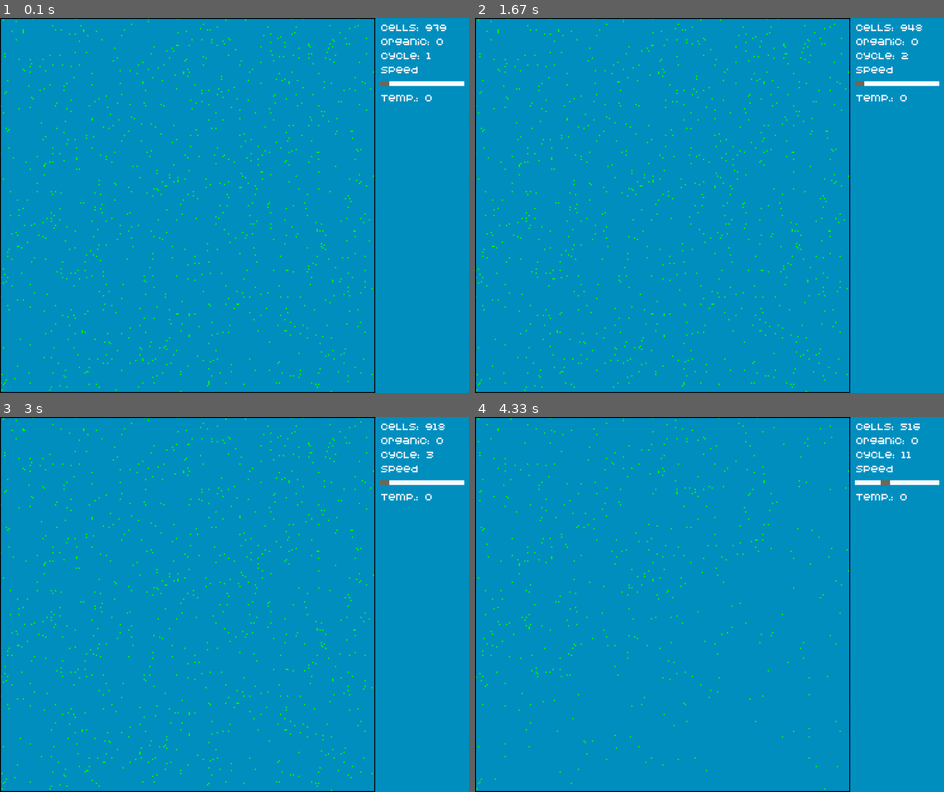
Above: before the commit, frames 1-4 (two rows, left to right).
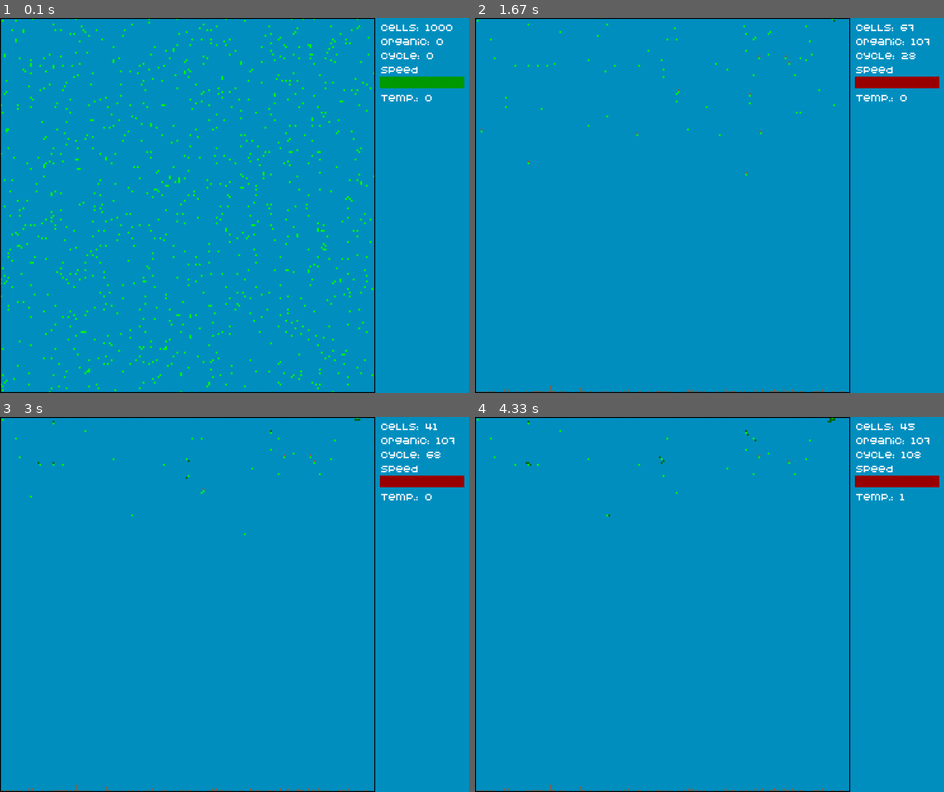
Above: after the commit, the same moments.

Repository: PilotOfAsuka/CellLabPython
Game: pygame game, started from main.py
Two runs of this game, one before a commit and one after it. Both use one fixed random seed, a clock stepped at 60 frames per second and the inputs below.
Inputs (mouse positions are in pixels of both pictures, inside the frame that each line leads up to):
- Up to frame 1 (0.1 s): no input
- Up to frame 2 (1.67 s): press the mouse at (897, 81) at 0.87 s; move the mouse to (747, 108) at 0.97 s; release the mouse at (596, 130) at 1.1 s; press the mouse at (897, 81) at 1.2 s; move the mouse to (756, 111) at 1.3 s; release the mouse at (611, 145) at 1.43 s; press the mouse at (897, 81) at 1.53 s; move the mouse to (784, 81) at 1.63 s
- Up to frame 3 (3 s): release the mouse at (196, 484) at 1.77 s; press the mouse at (422, 480) at 1.87 s; move the mouse to (323, 567) at 1.97 s; release the mouse at (229, 657) at 2.1 s; press the mouse at (422, 480) at 2.2 s; move the mouse to (393, 608) at 2.3 s; release the mouse at (365, 739) at 2.43 s; press the mouse at (422, 480) at 2.53 s; move the mouse to (295, 514) at 2.63 s; release the mouse at (173, 544) at 2.77 s; press the mouse at (422, 480) at 2.87 s; move the mouse to (323, 552) at 2.97 s
- Up to frame 4 (4.33 s): release the mouse at (704, 627) at 3.1 s; press the mouse at (897, 480) at 3.2 s; move the mouse to (732, 544) at 3.3 s; release the mouse at (568, 608) at 3.43 s; press the mouse at (897, 480) at 3.53 s; move the mouse to (887, 488) at 3.63 s; release the mouse at (878, 495) at 3.77 s; press the mouse at (897, 480) at 3.87 s; move the mouse to (887, 563) at 3.97 s; release the mouse at (878, 649) at 4.1 s; press the mouse at (897, 480) at 4.2 s; move the mouse to (826, 540) at 4.3 s

The runs differ from the first frame. In frame 1, 3.8% of the frame differs, in the area x 0-99%, y 0-100%; in frame 2, 2.6%; in frame 3, 2.5%; in frame 4, 1.9%.

Commit message:
Рефакторинг
Вернулся к концепции вида сбоку(срез водоема). Органика падает на дно, органика наследует некий геном, хищник при поедании с некоторым шансом получает мутацию в гене от гена который унаследовала клетка с органикой. Добавлена кнопка пуск и стоп (Зеленый красный)в будущем добавить кнопки уровня ускорения симуляции 1х 2х 3х 4х, возможность выделять клетку и видеть ее параметры, приближение камеры.
Поработать с погодой так как по сути остался параметр температуры. Зеленые клетки не могут ходить, они есть растение. Хищники ходят. Была мысль сделать растения типа водоросли что будут рости со дна .

Diff:
--- a/app.py
+++ b/app.py
@@ -6,6 +6,7 @@
 import gui
 import func
 import genome
+import objects
 
 
 # Класс Арр определяет окно Pygame и его цикл
@@ -15,13 +16,14 @@
         self.screen = cfg.screen
         self.surface = surface.Surface()
         self.gui = gui
+        self.obj = objects
 
     # Обработка Эвентов Pygame
     def event(self):
         for event in pygame.event.get():
             if event.type == pygame.QUIT:
                 self.run = False
-            gui.speed_slider.handle_event(event)
+            gui.start_stop_button.handle_event(event)
 
     # Активация и отрисовка графической части окна
     def draw(self):
@@ -32,9 +34,10 @@
     def loop(self):
         while self.run:
             self.event()
-            genome.temp, genome.sun_coord = func.weather_simulation(gui.count_of_cycle)
-            self.surface.update_surface()
+            if gui.start_stop_button.click is True:
+                genome.temp, genome.sun_coord = func.weather_simulation(gui.count_of_cycle)
+                self.surface.update_surface()
             self.draw()
             self.gui.draw_gui()
             pygame.display.flip()
-            main.clock.tick(gui.speed_slider.val)  # FPS пока так топорно меняем скорость циклов
+            main.clock.tick(60)  # FPS пока так топорно меняем скорость циклов
--- a/configs.py
+++ b/configs.py
@@ -8,7 +8,7 @@
 gui_offset = 200  # Отступ справа от края для интерфейса
 
 # Мир теперь состоит из клеточек
-CELL_SIZE = 3  # Размер клетки изменяя этот параметр меняется масштаб
+CELL_SIZE = 4  # Размер клетки изменяя этот параметр меняется масштаб
 GRID_SIZE_W = (width - gui_offset) // CELL_SIZE  # Задаем ширину сетки мира (-200 Это отступ для интерфейса)
 GRID_SIZE_H = height // CELL_SIZE  # Задаем высоту сетки мира
 START_NUM_OF_CELL = 1000  # Стартовое число клеток при создании мира
--- a/func.py
+++ b/func.py
@@ -31,10 +31,22 @@
 
 # Функция мутации
 def mutate_genome(genome):
-    mutation_chance = 0.05  # Шанс мутации для каждого гена
+    mutation_chance = 0.1  # Шанс мутации для каждого гена
     for i in range(len(genome)):
         if random.random() < mutation_chance:
             genome[i] = random.randint(0, 63)  # Новое случайное значение гена
+
+
+# Функция мутации
+def mutate_genome_new(genome, mutation_chance, new_genome):
+    """
+    genome = Принимает на вход геном
+    Mutation_chance = шанс мутации
+    new_genome = новое значение
+    """
+    for i in range(len(genome)):
+        if random.random() < mutation_chance:
+            genome[i] = new_genome  # Новое значение гена
 
 
 # Функция отрисовки объектов
@@ -61,7 +73,7 @@
     temp = min_temp + (t_sin + 1) * (max_temp - min_temp) / 2
 
     # Положение солнца зависит от цикла, оно движется от левого верхнего до правого нижнего угла
-    change_every = 100  # изменять каждые _ циклов
+    change_every = 10  # изменять каждые _ циклов
     sun_x = (cycle // change_every) % (cfg.width-cfg.gui_offset)
     sun_y = (cycle // change_every) % cfg.height
     return int(temp), (sun_x, sun_y)
--- a/genome.py
+++ b/genome.py
@@ -6,8 +6,8 @@
 
 food_values = {
     'cell_thinks': {'min': 50, 'max': 30},  # Зависит от температуры
-    'photosynthesis': {'min': 100, 'max': -100},  # Зависит от расстояния до солнца
-    'predator_thinks': {'min': 10, 'max': 5},  # Зависит от температуры
+    'photosynthesis': {'min': 100, 'max': -50},  # Зависит от расстояния до солнца
+    'predator_thinks': {'min':  10, 'max': 5},  # Зависит от температуры
     'predator_move': {'min': 10, 'max': 5},  # Зависит от температуры
     'cell_move': {'min': 10, 'max': 5},  # Зависит от температуры
 }
@@ -48,7 +48,8 @@
         if command in range(6, 20):
             self.photosynthesis()
         elif command in range(21, 25):
-            self.move()
+            #self.move()
+            pass
         elif command in range(0, 5):
             self.how_many_food()
         elif command in range(26, 30):
@@ -65,8 +66,8 @@
     # Функция фотосинтеза
     def photosynthesis(self):
         # Логика получения энергии при фотосинтезе
-        self.food += func.normalize_value(func.euclidean_distance(self.screen_position, sun_coord),
-                                          0, cfg.width, food_values['photosynthesis']['min'],
+        self.food += func.normalize_value(self.position[1],
+                                          0, cfg.GRID_SIZE_H, food_values['photosynthesis']['min'],
                                           food_values['photosynthesis']['max'])
         # Ограничиваем максимальное количество энергии
         self.food = min(self.food, self.MAX_ENERGY)
@@ -79,10 +80,10 @@
 
         if self.food >= food_genome:
             # Если условие перехода меньше количества собственной энергии
-            self.ptr = get_next_index(self, step=2)
+            self.ptr = self_get_next_index(self, step=2)
         else:
             # Если условие перехода больше количества собственной энергии
-            self.ptr = get_next_index(self, step=3)
+            self.ptr = self_get_next_index(self, step=3)
 
     # Функция перемещения УТК
     def move_ptr_to(self):
@@ -97,12 +98,12 @@
     # Опрос какая сейчас температура
     def is_this_temp(self):
         # Перемещаем указатель текущей команды
-        self.ptr = get_next_index(self, step=func.normalize_value(temp, -15, 15, 30, 0))
+        self.ptr = self_get_next_index(self, step=func.normalize_value(temp, -15, 15, 30, 0))
 
     # Команда посмотреть
     def command_view(self):
         # Выбираем направление на основе смещения
-        move_dir = get_index_of_bias(self, step=1, len_of_number=len(cfg.move_directions))
+        move_dir = self_get_index_of_bias(self, step=1, len_of_number=len(cfg.move_directions))
         dx, dy = cfg.move_directions[move_dir]  # Получаем Направление
 
         # Получаем точку куда мы смотрим
@@ -113,31 +114,35 @@
         # Если на пути пусто
         if surface.world_grid[new_y][new_x] is None:
             # Перемещаем указатель текущей команды
-            self.ptr = get_next_index(self, step=2)
+            self.ptr = self_get_next_index(self, step=2)
         # Если на пути органика
         elif isinstance(surface.world_grid[new_y][new_x], objs.Food):
             # Перемещаем указатель текущей команды
-            self.ptr = get_next_index(self, step=43)
+            self.ptr = self_get_next_index(self, step=43)
         # Если на пути клетка
         elif isinstance(surface.world_grid[new_y][new_x], Cell):
             # Перемещаем указатель текущей команды
-            self.ptr = get_next_index(self, step=59)
+            self.ptr = self_get_next_index(self, step=59)
         # Если на пути хищник
         elif isinstance(surface.world_grid[new_y][new_x], Predator):
             # Перемещаем указатель текущей команды
-            self.ptr = get_next_index(self, step=24)
+            self.ptr = self_get_next_index(self, step=24)
 
     # Функция опроса расстояния до солнца и смещения
     def how_much_distance_to_sun(self):
-        sun_dist = func.normalize_value(func.euclidean_distance(self.screen_position, sun_coord),
-                                        0, cfg.world_size, 0, 64)
+        sun_dist = func.normalize_value(self.position[1], 0, cfg.GRID_SIZE_H,
+                                        1, 63)
         # Перемещаем указатель текущей команды
-        self.ptr = get_next_index(self, step=sun_dist)
+        self.ptr = self_get_next_index(self, step=sun_dist)
 
     def check_death(self):
         if self.food <= 0:  # Условие смерти клетки при отрицательной энергии
             x, y = self.position
             surface.world_grid[y][x] = None  # Удаление бота из сетки
+            if random.random() < 0.1:
+                # С шансом 10 процентов после смерти бота появляется органика (Если нет места для размножения)
+                surface.world_grid[y][x] = objs.Food(x=x, y=y, food=300,
+                                                     genome_number=self_get_index_of_bias(self, 1, 64))
 
 
 class Predator(BotGenome):
@@ -181,15 +186,16 @@
         self.food -= func.normalize_value(temp, -15, 15, food_values['predator_move']['min'],
                                           food_values['predator_move']['max'])
         self.check_death()
+
         # Выбираем направление на основе смещения
-        move_dir = get_index_of_bias(self, step=1, len_of_number=len(cfg.move_directions))
+        move_dir = self_get_index_of_bias(self, step=1, len_of_number=len(cfg.move_directions))
         # Получаем Направление
         dx, dy = cfg.move_directions[move_dir]
 
         # Получаем текущие и новые координаты
         x, y = self.position
         new_x = (x + dx) % cfg.GRID_SIZE_W
-        new_y = (y + dy) % cfg.GRID_SIZE_H
+        new_y = y + dy if -1 < y + dy < cfg.GRID_SIZE_H else y
 
         # Проверка, свободна ли новая позиция
         if surface.world_grid[new_y][new_x] is None:
@@ -198,26 +204,32 @@
         # Если куда хочет шагнуть клетка есть еда
         elif isinstance(surface.world_grid[new_y][new_x], objs.Food):
             # Перемещаем клетку
+            food = surface.world_grid[new_y][new_x]
+
             move_cell(self, x, y, new_x, new_y)
-
-            self.food += 1  # Логика расхода энергии
+            func.mutate_genome_new(self.genome, 0.1, food.genome_number)
+            self.food += food.food  # Логика расхода энергии
 
             # Перемещаем УТК
-            self.ptr = get_next_index(self, step=43)
+            self.ptr = self_get_next_index(self, step=43)
 
         # Если куда хочет шагнуть клетка есть клетка
         elif isinstance(surface.world_grid[new_y][new_x], Cell):
-            # Перемещаем клетку
-            move_cell(self, x, y, new_x, new_y)
-
-            self.food += 70  # Логика расхода энергии
-
-            # Перемещаем УТК
-            self.ptr = get_next_index(self, step=24)
+            if get_index_of_bias(surface.world_grid[new_y][new_x], 2, 10) in range(1, 5):
+                # Перемещаем клетку
+                move_cell(self, x, y, new_x, new_y)
+
+                self.food += 50  # Логика расхода энергии
+
+                # Перемещаем УТК
+                self.ptr = self_get_next_index(self, step=24)
+            else:
+                # Перемещаем УТК
+                self.ptr = self_get_next_index(self, step=42)
 
         # Если куда хочет шагнуть клетка есть хищник
         elif isinstance(surface.world_grid[new_x][new_y], Predator):
-            self.ptr = get_next_index(self, step=59)
+            self.ptr = self_get_next_index(self, step=59)
 
     # Функция деления
     def reproduce(self):
@@ -228,9 +240,6 @@
             x, y = self.position
             # Удаление бота из сетки если Нет свободных позиций для размножения
             surface.world_grid[y][x] = None
-            if random.random() < 0.1:
-                # С шансом 10 процентов после смерти бота появляется органика (Если нет места для размножения)
-                surface.world_grid[y][x] = objs.Food(self, x=x, y=y, food=100)
             return
 
         # Выбираем случайную свободную позицию для нового бота
@@ -260,13 +269,13 @@
                                           food_values['cell_move']['max'])
         self.check_death()
         # Выбираем направление на основе смещения
-        move_dir = get_index_of_bias(self, step=1, len_of_number=len(cfg.move_directions))
+        move_dir = self_get_index_of_bias(self, step=1, len_of_number=len(cfg.move_directions))
         dx, dy = cfg.move_directions[move_dir]  # Получаем Направление
 
         # Получение текущей и новой позиции
         x, y = self.position
         new_x = (x + dx) % cfg.GRID_SIZE_W
-        new_y = (y + dy) % cfg.GRID_SIZE_H
+        new_y = y + dy if -1 < y + dy < cfg.GRID_SIZE_H else y
 
         # Проверка, свободна ли новая позиция
         if surface.world_grid[new_y][new_x] is None:
@@ -276,21 +285,21 @@
         # Если куда хочет шагнуть клетка есть еда
         elif isinstance(surface.world_grid[new_y][new_x], objs.Food):
             # Перемещаем клетку
-            move_cell(self, x, y, new_x, new_y)
-
-            self.food += 1  # Логика расхода энергии
-            # Перемещаем указатель текущей команды
-            self.ptr = get_next_index(self, step=43)
+            #move_cell(self, x, y, new_x, new_y)
+
+            #self.food += 1  # Логика расхода энергии
+            # Перемещаем указатель текущей команды
+            self.ptr = self_get_next_index(self, step=43)
 
         # Если куда хочет шагнуть клетка есть такая же клетка
         elif isinstance(surface.world_grid[new_y][new_x], Cell):
             # Перемещаем указатель текущей команды
-            self.ptr = get_next_index(self, step=59)
+            self.ptr = self_get_next_index(self, step=59)
 
         # Если куда хочет шагнуть клетка есть хищник
         elif isinstance(surface.world_grid[new_y][new_x], Predator):
             # Перемещаем указатель текущей команды
-            self.ptr = get_next_index(self, step=24)
+            self.ptr = self_get_next_index(self, step=24)
 
     # Функция деления
     def reproduce(self):
@@ -302,9 +311,7 @@
             x, y = self.position
             # Удаление бота из сетки если Нет свободных позиций для размножения
             surface.world_grid[y][x] = None
-            if random.random() < 0.1:
-                # С шансом 10 процентов после смерти бота появляется органика (Если нет места для размножения)
-                surface.world_grid[y][x] = objs.Food(self, x=x, y=y, food=100)
+
             return
 
         # Выбираем случайную свободную позицию для нового бота
@@ -317,9 +324,9 @@
         func.mutate_genome(new_genome)
 
         # Создаем нового бота с мутированным геномом
-        new_color = (self.color[0], max(self.color[1] - 1, 90), self.color[2])  # Смещаем цвета
-
-        if self.count_of_reproduce == 10 and get_index_of_bias(self, step=2, len_of_number=2) == 1:
+        new_color = (self.color[0], max(min(self.genome[0] % 255, 255), 100), self.color[2])  # Смещаем цвета
+
+        if self.count_of_reproduce == 10 and self_get_index_of_bias(self, step=2, len_of_number=2) == 1:
             new_bot = Predator(food=self.food // 2, x=x, y=y,
                                color=(230, 1, 92), genome=new_genome)  # Создание нового бота
             surface.world_grid[y][x] = new_bot  # Помещаем нового бота в мир
@@ -333,7 +340,9 @@
         self.count_of_reproduce += 1
 
 
-def get_index_of_bias(self, step, len_of_number):
+
+
+def self_get_index_of_bias(self, step, len_of_number):
     """
     Функция получения смещения.
     Используется для получения условия на основе числа смещения
@@ -352,7 +361,7 @@
     return index_of_bias
 
 
-def get_next_index(self, step):
+def self_get_next_index(self, step):
     """
     Функция получения следующего индекса смешения
     используется для увеличения УТК на число полученное в смешении
@@ -381,3 +390,22 @@
     # Перемещаем бота на новую позицию
     surface.world_grid[new_y][new_x] = self
     self.position = new_x, new_y
+
+
+def get_index_of_bias(bot, step, len_of_number):
+    """
+    Функция получения смещения.
+    Используется для получения условия на основе числа смещения
+    [...33,43,24,...]
+    [... 5, 6, 7,...]
+    Пример bot.ptr = 5
+           step = 1
+           index = 6
+    Так как мы к self.ptr прибавили step и получили индекс смешение по гену
+    len_of_number число ограничитель (К примеру если len_of_number является len(cfg.move_directions)
+    то мы получим значение ограниченное количеством направлений от числа в гене
+    43 % 8 - кол-во направлений = 3 - Вправо и низ)
+    """
+    index = (bot.ptr + step) % len(bot.genome)  # Индекс смещения
+    index_of_bias = bot.genome[index] % len_of_number
+    return index_of_bias
--- a/gui.py
+++ b/gui.py
@@ -35,14 +35,36 @@
         pygame.draw.rect(screen, c.FOOD_COLOR, (self.rect.x + slider_pos, self.rect.y, 20, self.rect.height))
 
 
+class Button:
+    def __init__(self, x, y, w, h):
+        self.rect = pygame.Rect(x, y, w, h)
+        self.click = False
+        self.stop_color = (0, 155, 0)
+        self.start_color = (155, 0, 0)
+
+    def handle_event(self, event):
+        if event.type == pygame.MOUSEBUTTONDOWN and self.rect.collidepoint(event.pos):
+            if self.click is True:
+                self.click = False
+            else:
+                self.click = True
+
+    def draw(self, screen):
+        if self.click is True:
+            pygame.draw.rect(screen, self.start_color, self.rect)
+        else:
+            pygame.draw.rect(screen, self.stop_color, self.rect)
+
+
 gui_offset_x, gui_offset_y = 10, 0  # Отступы от края ГУИ
 line_text_offset = 30  # Высота строки
 count_of_cell = 0  # Счетчик кол-во клеток
 count_of_food = 0  # Счетчик кол-во органики
 count_of_cycle = 0  # Счетчик кол-во циклов
 
-speed_slider = Slider(cfg.width - cfg.gui_offset + gui_offset_x, gui_offset_y + 15 + line_text_offset *
-                      4, 190 - gui_offset_x, 10, 1, 60)
+
+start_stop_button = Button(cfg.width - cfg.gui_offset + gui_offset_x, gui_offset_y + 5 + line_text_offset *
+                      4, 180, 25)
 
 
 def draw_text(text, var, x, y):
@@ -70,7 +92,7 @@
     draw_text("Cycle:", count_of_cycle, cfg.width - cfg.gui_offset + gui_offset_x, gui_offset_y + line_text_offset * 2)
     # Отрисовка текста "Скорость"
     draw_text("Speed", "", cfg.width - cfg.gui_offset + gui_offset_x, gui_offset_y + line_text_offset * 3)
-    speed_slider.draw(cfg.screen)
     draw_text("Temp.:", genome.temp, cfg.width - cfg.gui_offset + gui_offset_x, gui_offset_y + line_text_offset * 5)
     draw_border()
-    draw_sun_cord()
+    start_stop_button.draw(cfg.screen)
+    #draw_sun_cord()
--- a/objects.py
+++ b/objects.py
@@ -1,10 +1,35 @@
 import colors as c
+import surface
+import configs as cfg
+import genome
 
 
 # Класс еды просто болванка
 class Food:
-    def __init__(self, world, food=0, x=0, y=0, color=c.FOOD_COLOR):
-        self.world = world
+    def __init__(self, food=50, x=0, y=0, color=c.FOOD_COLOR, genome_number=0):
         self.food = food
         self.color = color
         self.position = x, y
+        self.count_of_cycle = 0
+        self.genome_number = genome_number
+
+    def move(self):
+        x, y = self.position
+        new_y = y + 1 if -1 < y + 1 < cfg.GRID_SIZE_H else y
+
+        if (not isinstance(surface.world_grid[new_y][x], Food) and
+                not isinstance(surface.world_grid[new_y][x], genome.BotGenome)):
+
+            # Освобождаем текущую позицию
+            surface.world_grid[y][x] = None
+            # Освобождаем позицию клетки с едой
+            surface.world_grid[new_y][x] = None
+            # Перемещаем бота на новую позицию
+            surface.world_grid[new_y][x] = self
+            self.position = x, new_y
+        pass
+
+    def check_death(self):
+        if self.count_of_cycle >= 5000:
+            x, y = self.position
+            surface.world_grid[y][x] = None
--- a/surface.py
+++ b/surface.py
@@ -15,25 +15,29 @@
     def draw_objs():
         gui.count_of_cell = 0
         gui.count_of_food = 0
-        gui.count_of_cycle += 1
         for y in range(cfg.GRID_SIZE_H):
             for x in range(cfg.GRID_SIZE_W):
                 obj = world_grid[y][x]
                 if isinstance(obj, genome.BotGenome):
                     func.draw_obj(obj)
                     gui.count_of_cell += 1
-                if isinstance(obj, objs.Food):
+                elif isinstance(obj, objs.Food):
                     gui.count_of_food += 1
                     func.draw_obj(obj)
 
     # Функция обновления объектов в мире
     @staticmethod
     def update_surface():
+        gui.count_of_cycle += 1
         for y in range(cfg.GRID_SIZE_H):
             for x in range(cfg.GRID_SIZE_W):
                 obj = world_grid[y][x]
                 if isinstance(obj, genome.BotGenome):
                     obj.execute_genome()
+                elif isinstance(obj, objs.Food):
+                    obj.count_of_cycle += 1
+                    obj.check_death()
+                    obj.move()
 
     @staticmethod
     def init_cells():
--- /dev/null
+++ b/test.py
@@ -0,0 +1,4 @@
+list = [1,3,5,2,4,6,3,6,8,9,8]
+for _ in list:
+    x = list.count(_)
+    print(f'{_} встречается, {x} раз ')
